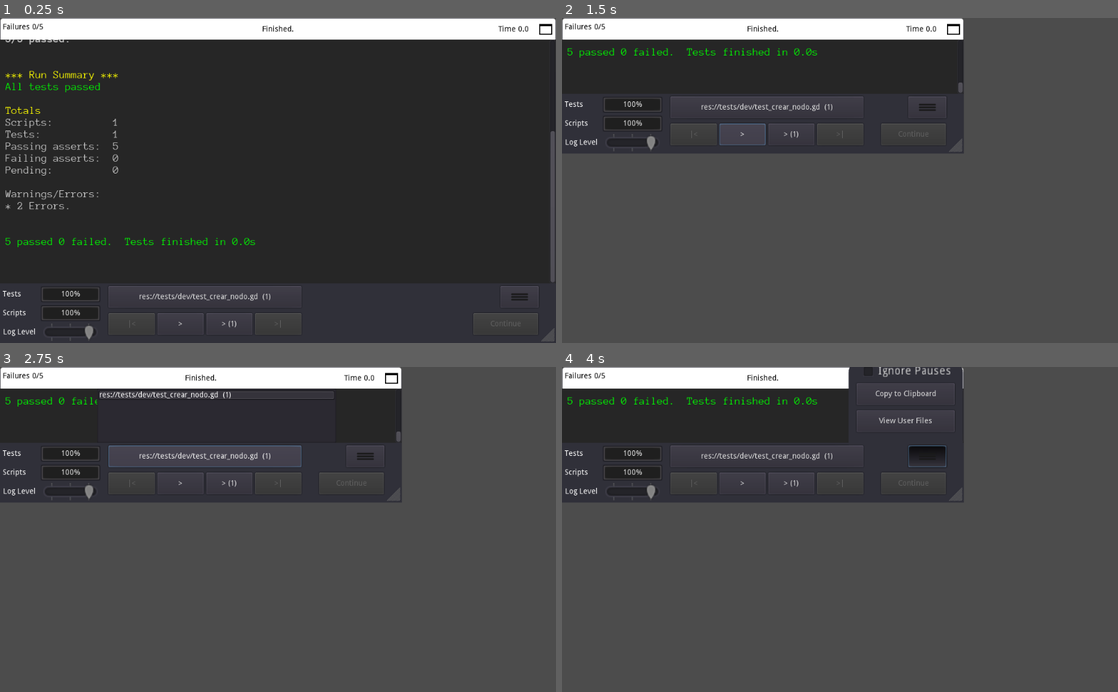
Above: before the commit, frames 1-4 (two rows, left to right).
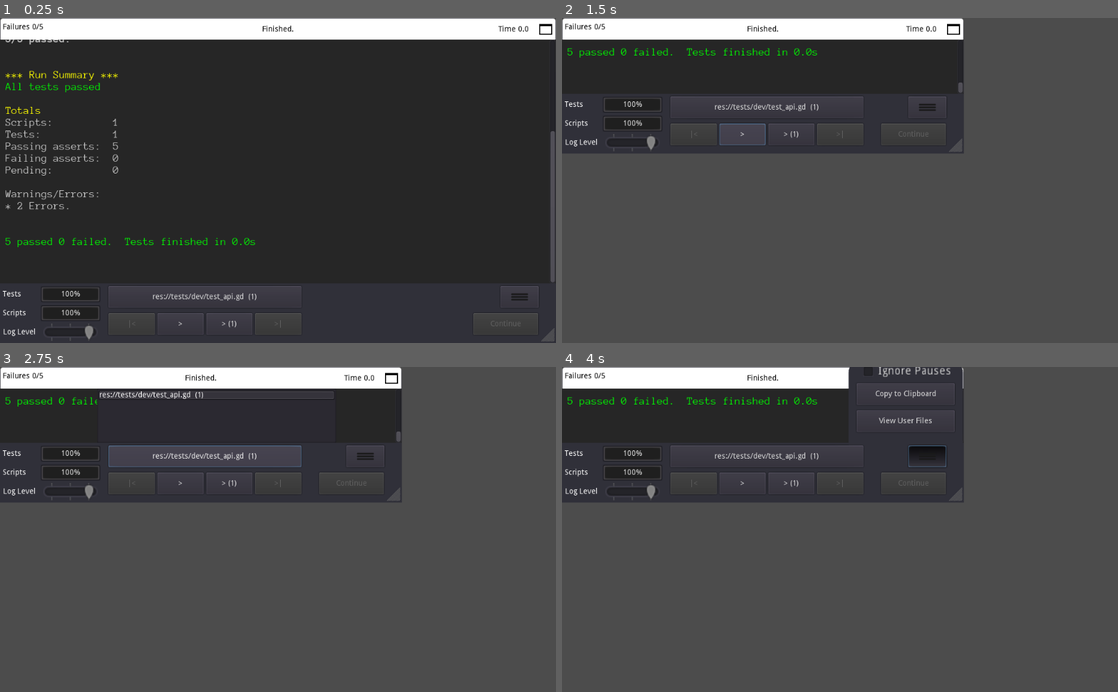
Above: after the commit, the same moments.

Repository: bulfonjf/POC_Red
Game: Godot game, scene res://tests/tests.tscn
Same seed, same stepped clock (60 frames per second), same inputs: the game is played once before the commit and once after it.
Inputs (mouse positions are in pixels of both pictures, inside the frame that each line leads up to):
- Up to frame 1 (0.25 s): no input
- Up to frame 2 (1.5 s): click (1106, 27) at 0.5 s; click ">" at 1.25 s
- Up to frame 3 (2.75 s): click "res://tests/dev/test_crear_no…" (after the commit: "res://tests/dev/test_api.gd (…") at 2 s
- Up to frame 4 (4 s): click "> (1)" at 2.75 s; click (928, 458) at 3.5 s

The runs differ from the first frame. In frame 1, 0.2% of the frame differs, in the area x 25-49%, y 84-87%; in frame 2, 0.2%; in frame 3, 0.4%, in the area x 25-49%, y 7-29%; in frame 4, 0.2%.

Commit message:
Renombre api y test dev
Dado que en test dev vamos a tener un solo archivo con los test de la api, se renombraron los archivos para ser coherentes.

Diff:
--- /dev/null
+++ b/src/api/api.gd
@@ -0,0 +1,4 @@
+extends Node
+
+func CrearNodo(_nombre : String, _id : String, _ip : String, _puerto : String):
+	return Nodo.new(_nombre, _id, _ip, _puerto)
--- a/src/api/crear_nodo.gd
+++ /dev/null
@@ -1,4 +0,0 @@
-extends Node
-
-func Do(_nombre : String, _id : String, _ip : String, _puerto : String):
-	return Nodo.new(_nombre, _id, _ip, _puerto)
--- a/src/project.godot
+++ b/src/project.godot
@@ -25,7 +25,7 @@
 
 [autoload]
 
-CrearNodo="*res://api/crear_nodo.gd"
+Api="*res://api/api.gd"
 
 [editor_plugins]
 
--- a/src/tests/dev/test_crear_nodo.gd
+++ b/src/tests/dev/test_api.gd
@@ -10,7 +10,7 @@
 	var puerto_nodo = "8000"
 
 	# Act
-	var nodo = CrearNodo.Do(nombre_nodo, id_nodo, ip_nodo, puerto_nodo)
+	var nodo = Api.CrearNodo(nombre_nodo, id_nodo, ip_nodo, puerto_nodo)
 
 	# Assert
 	assert_is(nodo, Nodo)
